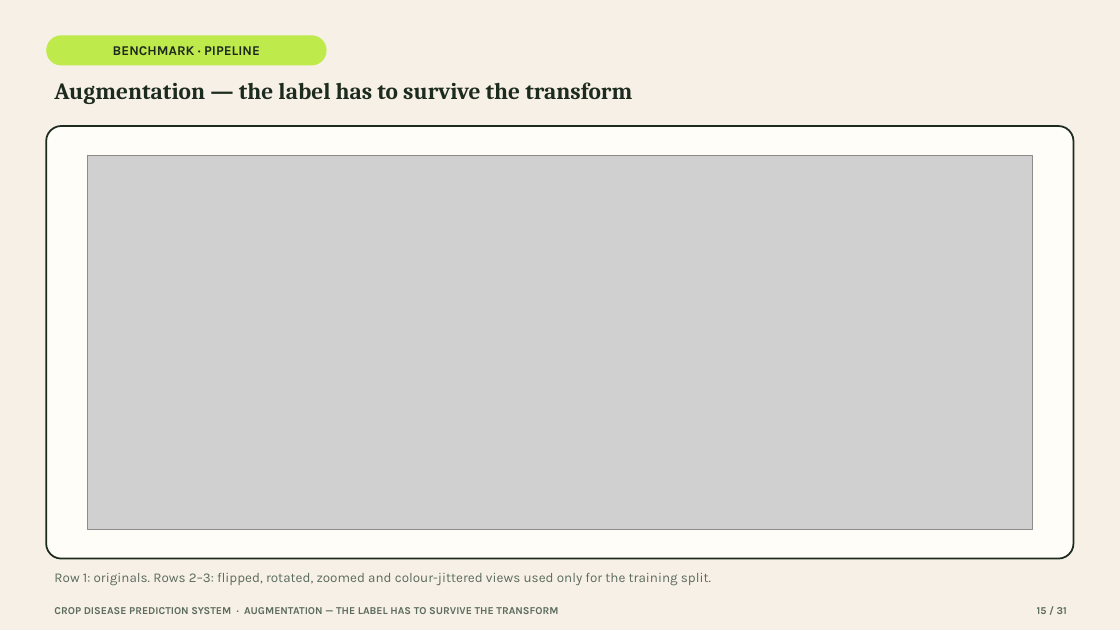
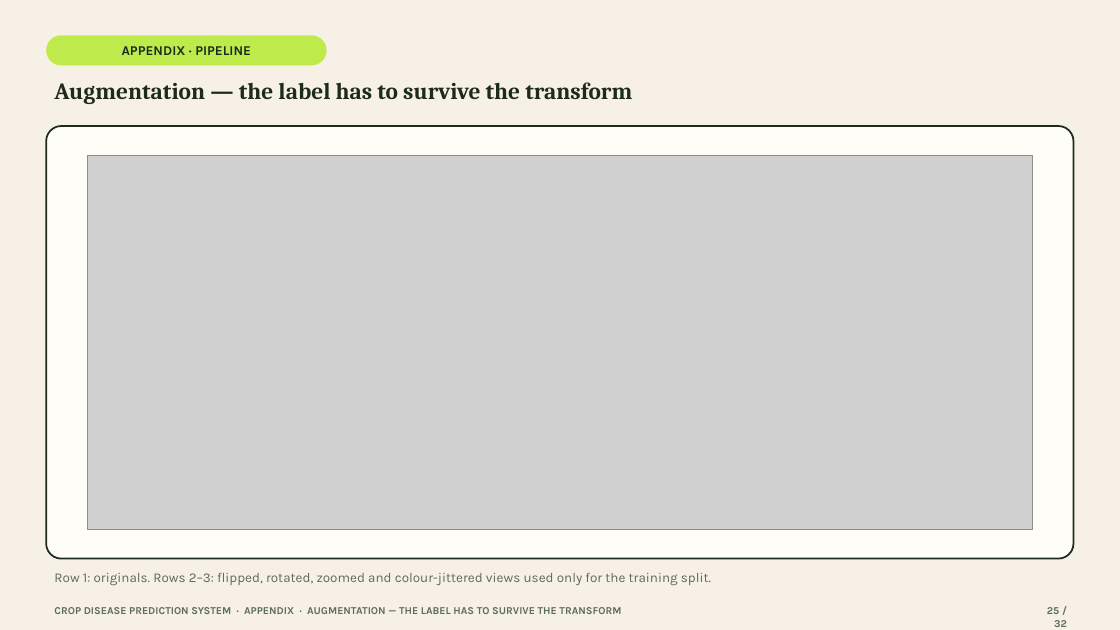
Before and after one commit to devSaksham/crop-disease-detection, a slide deck: slide 25 of presentation/Crop_Disease_Prediction_System.pptx (slide 15 before the commit). Drawn at 1120x630 pixels with LibreOffice and Linux fonts; fonts in the diff are those of the drawing; grey boxes stand for pictures. Boxes give left, top, right and bottom in pixels: in the first picture for what was removed or moved away, otherwise in the second. Text is boxed around its words. In the diff, an @@ line names an element or a change of style, - is before the commit and + after.

Commit message:
Restructure presentation: drop Grad-CAM, fix benchmark model/class attribution, add literature review, move plots to appendix
- Deleted the Grad-CAM slide entirely per review feedback.
- Corrected wording that implied the benchmark study compared the two
  production architectures (residual CNN / CBAM CNN); it actually compares
  a from-scratch VGG-style CNN vs. EfficientNetB3 transfer learning on a
  15-class, 3-crop subset -- fixed on the "At a Glance" stat card and the
  benchmark methodology slide, which now explicitly distinguishes the two
  studies.
- Added a five-point Literature Review slide (Hughes & Salathe, Mohanty et
  al., He et al., Tan & Le, Singh et al.), sourced from the citations
  already verified in the LaTeX end-term report.
- Trimmed the main flow to 16 concise slides and moved the 15 detailed
  benchmark plots (EDA, learning curves, confusion matrices, ROC/PR,
  calibration, error gallery, full metrics table) after the Thank You
  slide as a labelled appendix, behind a new divider slide.
- Added a benchmark-scope caveat to the Limitations slide and renumbered
  all footers (now NN / 32).

```diff
--- a/presentation/Crop_Disease_Prediction_System.pptx
+++ b/presentation/Crop_Disease_Prediction_System.pptx
@@ text in rounded rectangle at (x1=122, y1=46, x2=251, y2=55): text changed @@
-BENCHMARK · PIPELINE
+APPENDIX · PIPELINE
@@ text at (x1=54, y1=607, x2=621, y2=614): text changed @@
-CROP DISEASE PREDICTION SYSTEM · AUGMENTATION — THE LABEL HAS TO SURVIVE THE TRANSFORM
+CROP DISEASE PREDICTION SYSTEM · APPENDIX · AUGMENTATION — THE LABEL HAS TO SURVIVE THE TRANSFORM
@@ text at (x1=1047, y1=607, x2=1067, y2=627): text changed @@
-15 / 31
+25 / 32
```
Also in this commit, not shown: 29 other slides changed, 2 slides added, 1 slide removed.
